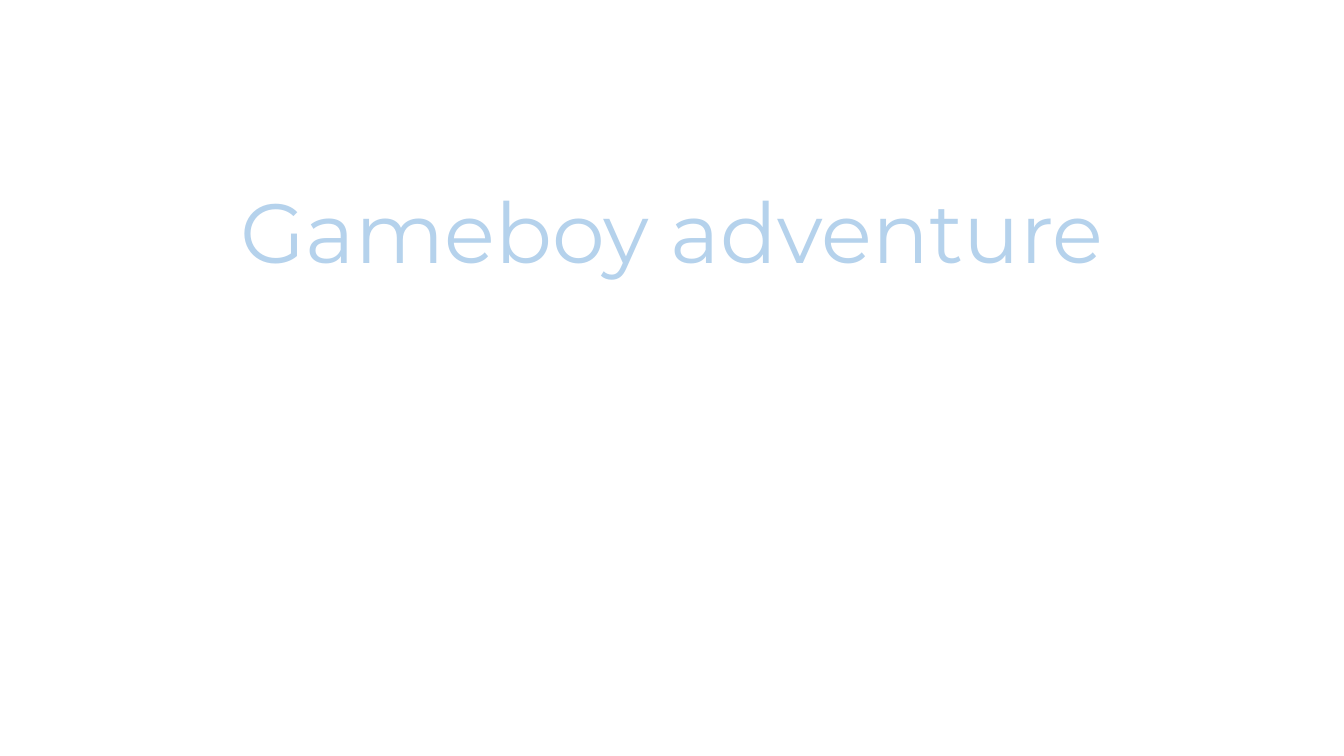
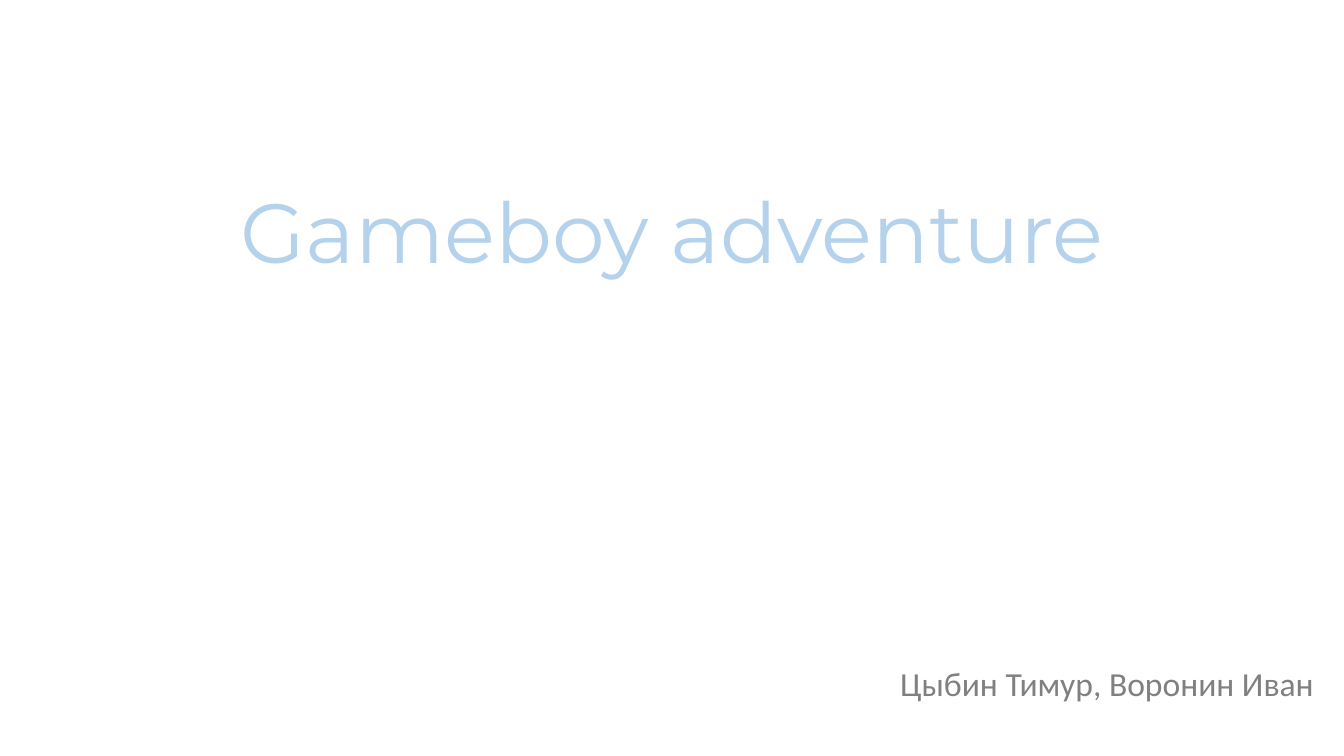
Before and after one commit to VinGP/pygameProject, a slide deck: slide 1 of Gameboy adventure.pptx. Drawn at 1344x756 pixels with LibreOffice and Linux fonts; fonts in the diff are those of the drawing; background and template pictures are left out. Boxes give left, top, right and bottom in pixels: in the first picture for what was removed or moved away, otherwise in the second. Text is boxed around its words. In the diff, an @@ line names an element or a change of style, - is before the commit and + after.

```diff
--- a/Gameboy adventure.pptx
+++ b/Gameboy adventure.pptx
@@ subtitle added at (x1=900, y1=673, x2=1314, y2=702), 24 pt, text #808080 @@
+Цыбин Тимур, Воронин Иван
```
Also in this commit, not shown: 1 slide added.
